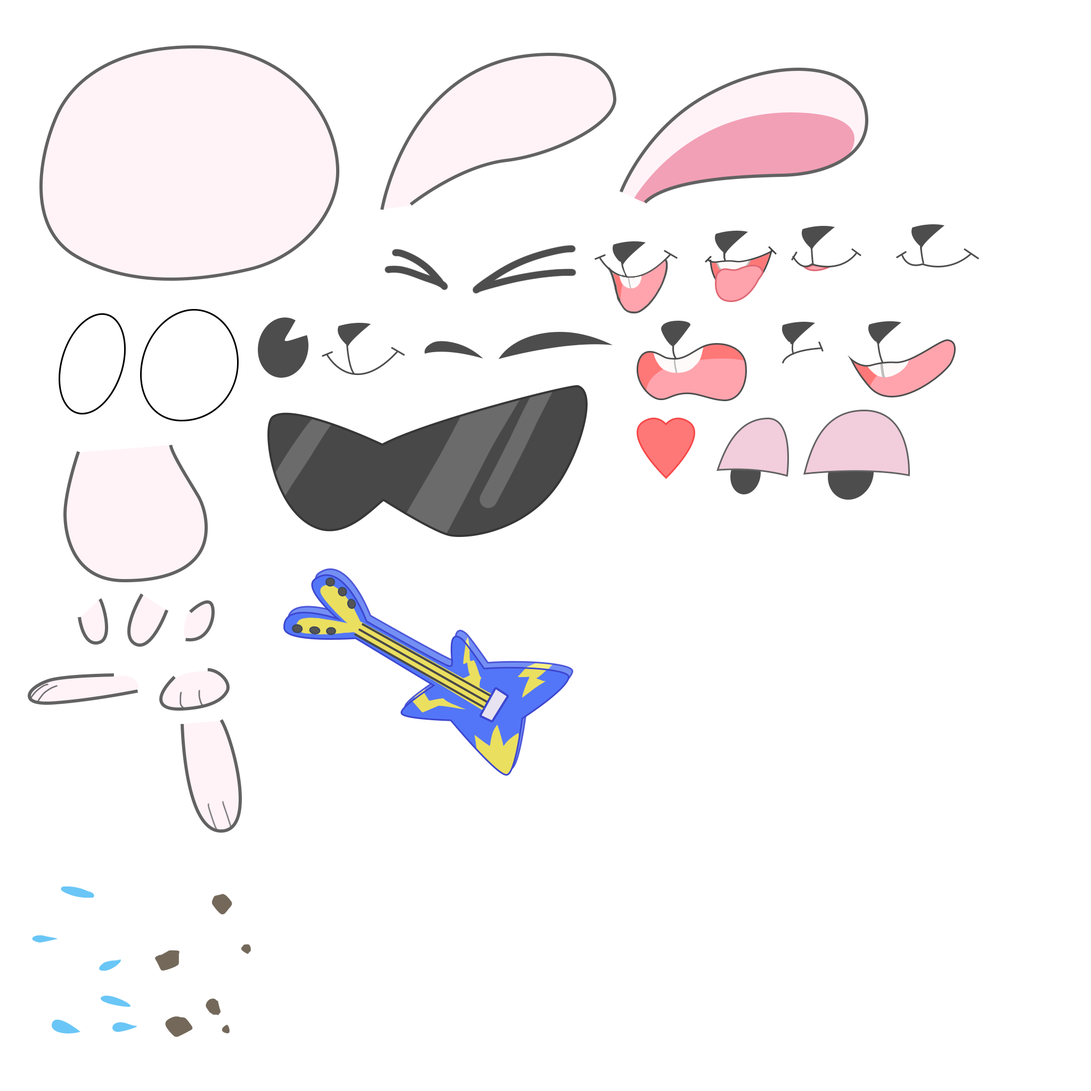
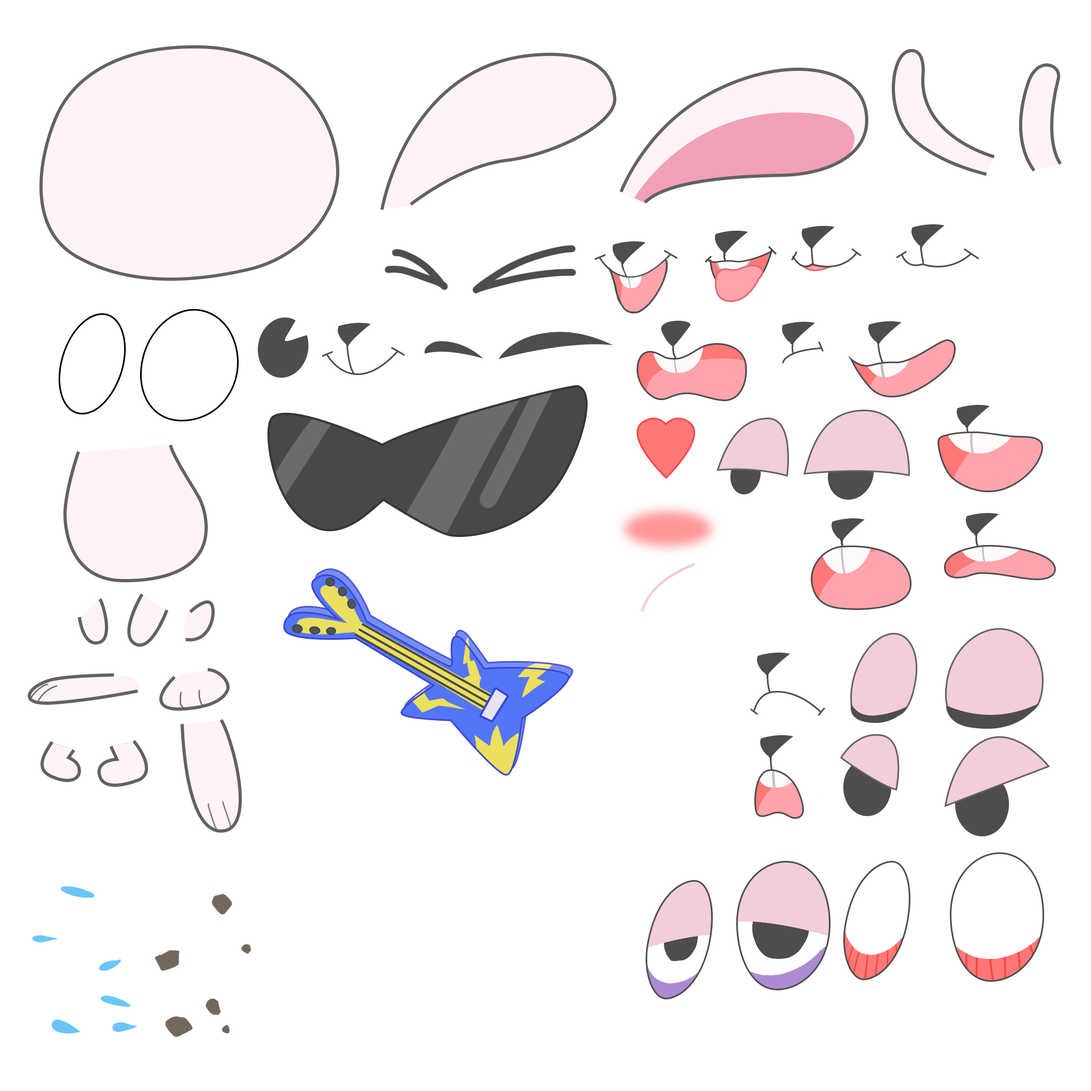
Revision of a layered 1091 × 1091 image; what changed, layer by layer:
added layer "Layer 17" above "Layer 16 copy 2" over left=754, top=735, right=823, bottom=820
added layer "Layer 18" above "Layer 19" over left=736, top=861, right=857, bottom=943
added layer "Ellipse 4 copy" above "Layer 16 copy 3" over left=736, top=861, right=831, bottom=991
added layer "Layer 16 copy 3" above "Layer 21" over left=645, top=952, right=766, bottom=1000
added layer "Layer 21" above "Layer 20" over left=645, top=880, right=714, bottom=954
added layer "Ellipse 5 copy" above "Shape 37" over left=645, top=880, right=714, bottom=1000
added layer "Shape 37" above "Shape 36" over left=892, top=49, right=996, bottom=176
added layer "Layer 16 copy" above "Ellipse 5" over left=843, top=927, right=969, bottom=981
added layer "Ellipse 5" above "Layer 16" over left=843, top=861, right=911, bottom=981
added layer "Ellipse 4" above "Group 2" over left=950, top=852, right=1045, bottom=983
added group "Group 2" with 13 layers above "Group 1" over left=615, top=405, right=1057, bottom=837
added layer "Shape 35" in group "Group 2" over left=750, top=652, right=826, bottom=717
added layer "Shape 30" in group "Group 2" over left=944, top=736, right=1051, bottom=808
added layer "Ellipse 2" (1st of 2, in "Group 2") in group "Group 2" over left=615, top=501, right=722, bottom=557
added layer "mat phai copy" in group "Group 2" over left=850, top=633, right=918, bottom=720
added layer "mat trai copy" in group "Group 2" over left=945, top=628, right=1045, bottom=724
added layer "Layer 15" in group "Group 2" over left=811, top=518, right=912, bottom=611
added layer "Shape 27" in group "Group 2" over left=944, top=513, right=1057, bottom=581
added layer "Shape 25" in group "Group 2" over left=938, top=405, right=1044, bottom=493
added group "Group 1" with 15 layers above "mieng uong nuoc" over left=40, top=420, right=957, bottom=1000
…and 13 more changes (13 added)
